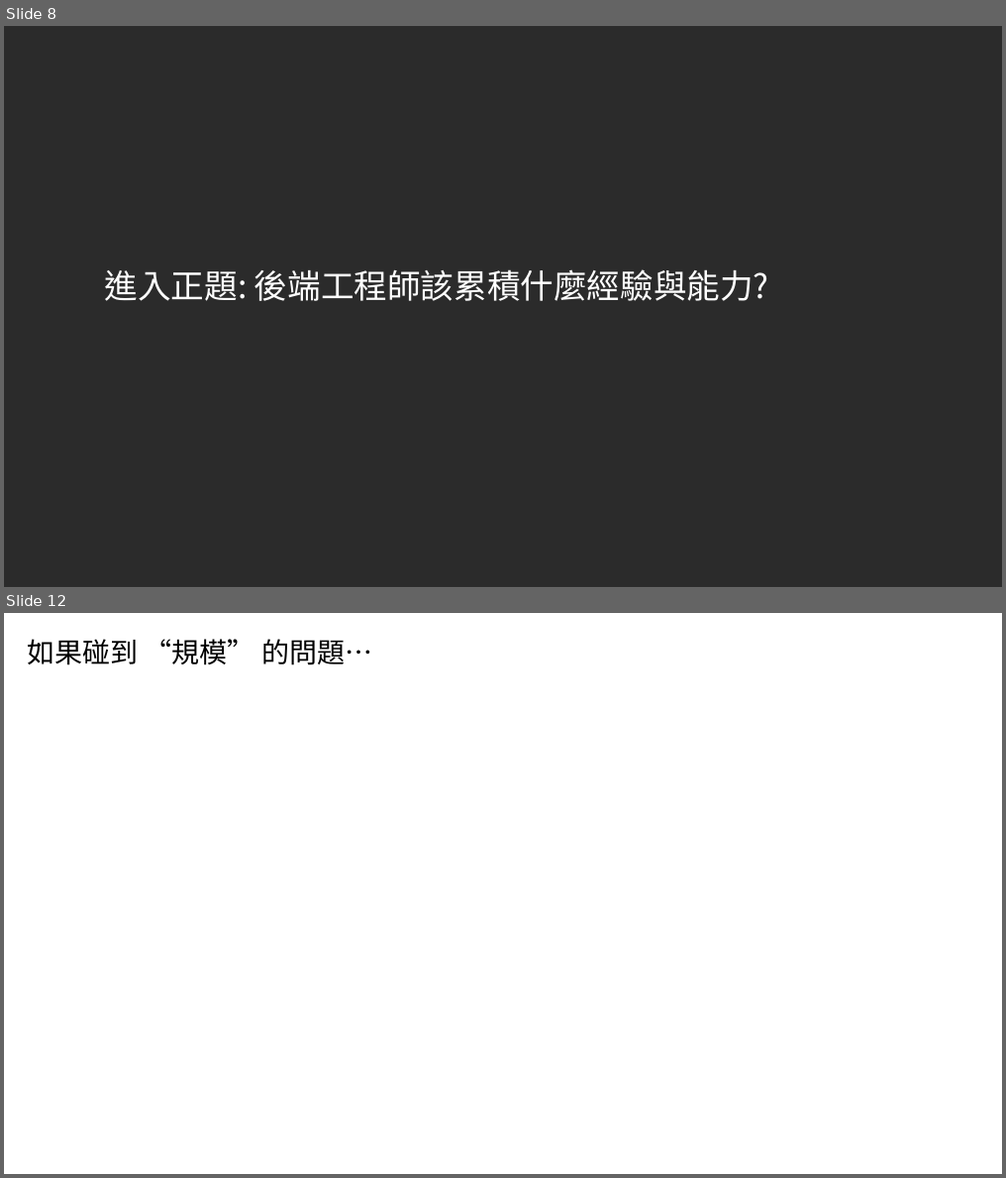
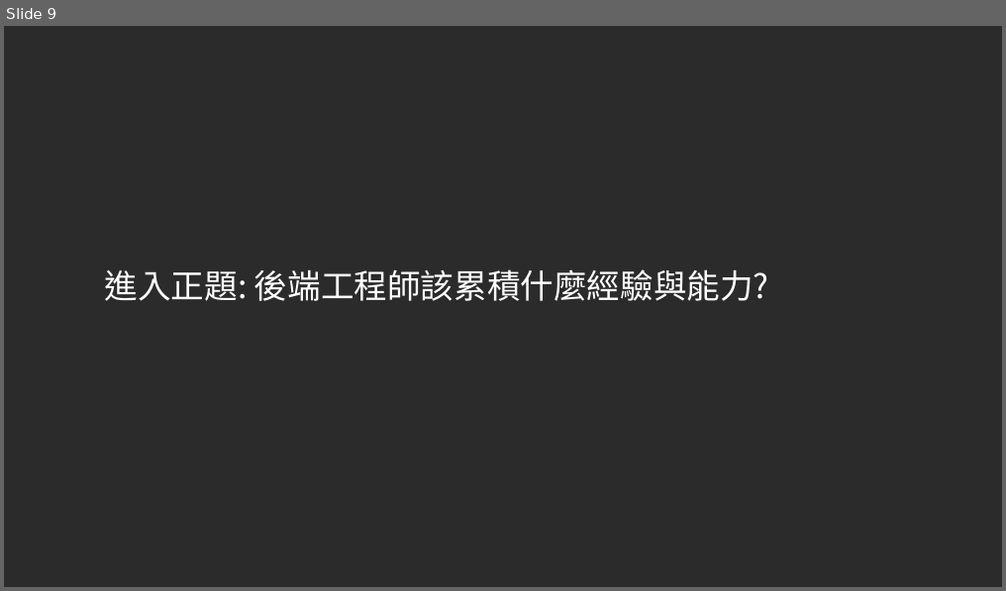
Before and after one commit to andrew0928/Meetup, a slide deck: 20200823.Study4Dev/Study4-後端工程師的修練之路-AndrewWu.pptx. Shown one above the other, each under a label of ours: slides 8 and 12 before the commit, slide 9 after it; the slides between them are not shown. The pictures are 1006x1178 and 1006x591 pixels, drawn with LibreOffice and Linux fonts; fonts in the diff are those of the drawing; background and template pictures are left out; a plain dark background stands for a picture behind light text. Boxes give left, top, right and bottom in pixels: in the first picture for what was removed or moved away, otherwise in the second. Text is boxed around its words. In the diff, an @@ line names an element or a change of style, - is before the commit and + after.

```diff
--- a/20200823.Study4Dev/Study4-後端工程師的修練之路-AndrewWu.pptx
+++ b/20200823.Study4Dev/Study4-後端工程師的修練之路-AndrewWu.pptx
@@ slide 12 removed at (x1=4, y1=613, x2=1002, y2=1174), background #FFFFFF @@
@@ title removed at (x1=27, y1=639, x2=372, y2=665) @@
-如果碰到 “規模” 的問題…
@@ what was slide 8 is now slide 9 @@
```
Also in this commit, not shown: 2 slides changed, 10 slides added, 7 other slides removed.
